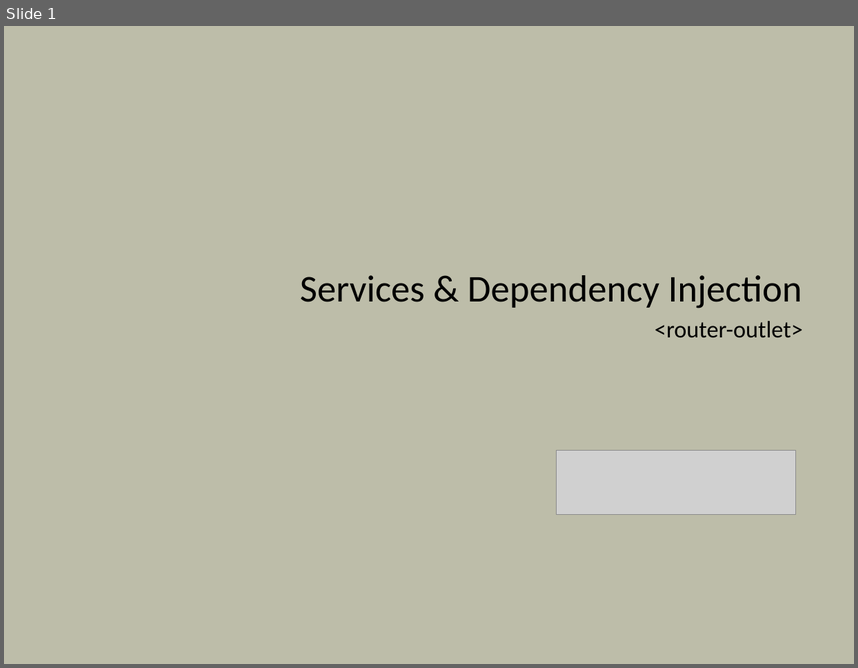
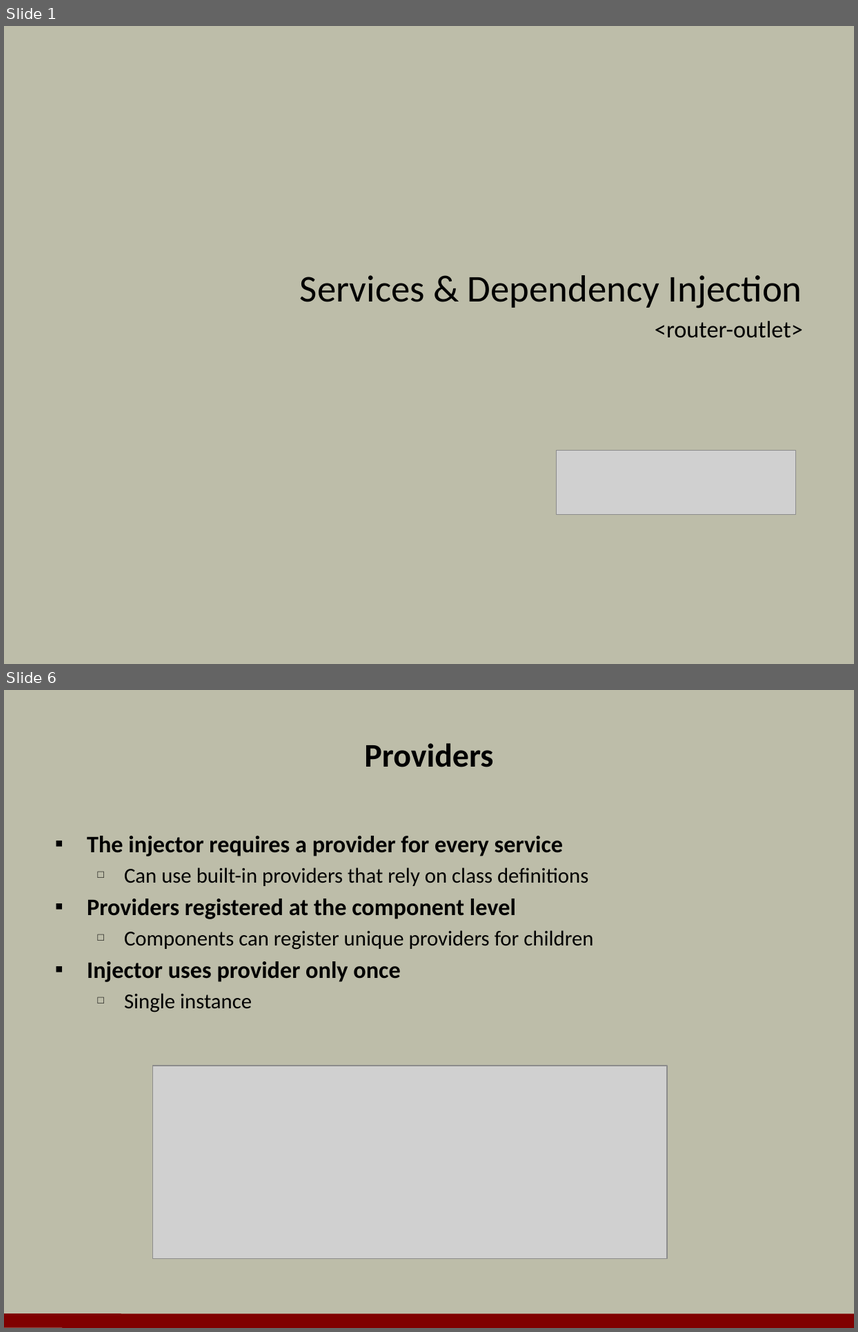
Before and after one commit to OdeToCode/classes, a slide deck: angular2/slides/04_Services_DI.pptx. Shown one above the other, each under a label of ours: slide 1 before the commit, slides 1 and 6 after it; the slides between them are not shown. The pictures are 858x668 and 858x1332 pixels, drawn with LibreOffice and Linux fonts; fonts in the diff are those of the drawing; grey boxes stand for pictures; background and template pictures are left out. Boxes give left, top, right and bottom in pixels: in the first picture for what was removed or moved away, otherwise in the second. Text is boxed around its words. In the diff, an @@ line names an element or a change of style, - is before the commit and + after.

```diff
--- a/angular2/slides/04_Services_DI.pptx
+++ b/angular2/slides/04_Services_DI.pptx
@@ slide 6 added at (4,690,854,1328), background #BDBDA9 @@
@@ title added at (364,743,493,767), 28 pt, text #000000, bold @@
+Providers
@@ text added at (87,836,593,1012), 18 pt, text #000000 @@
+▪ The injector requires a provider for every service
+  □ Can use built-in providers that rely on class definitions
+▪ Providers registered at the component level
+  □ Components can register unique providers for children
+▪ Injector uses provider only once
+  □ Single instance
@@ picture added at (153,1066,667,1259) @@
@@ line added from (4, 1320) to (854, 1321), #800000 12 pt @@
```
Also in this commit, not shown: 16 other slides added, 1 other file.
